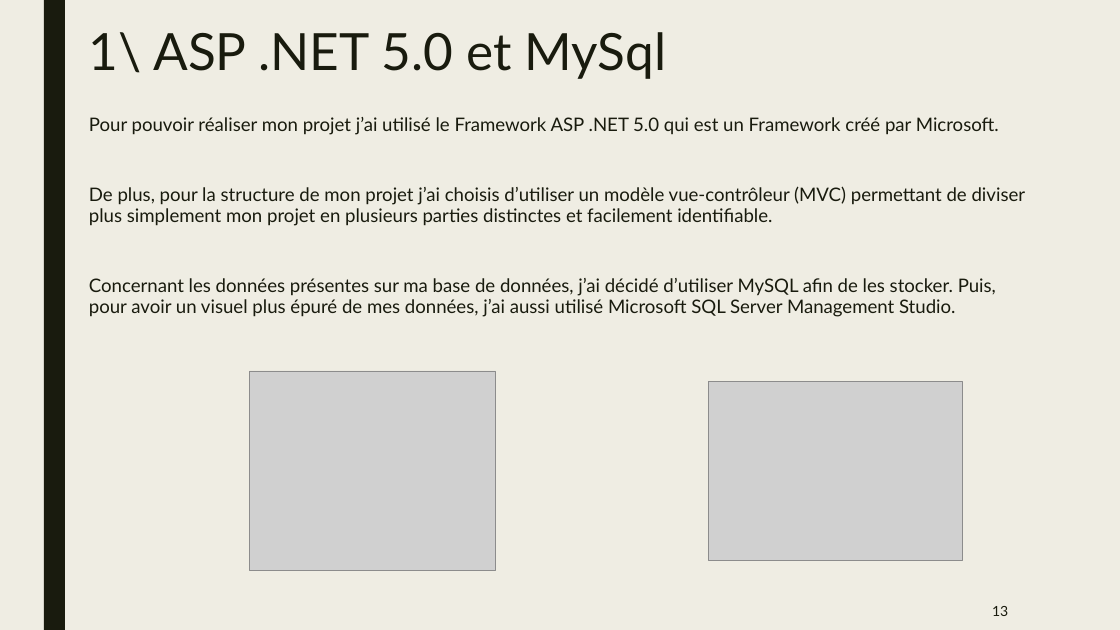
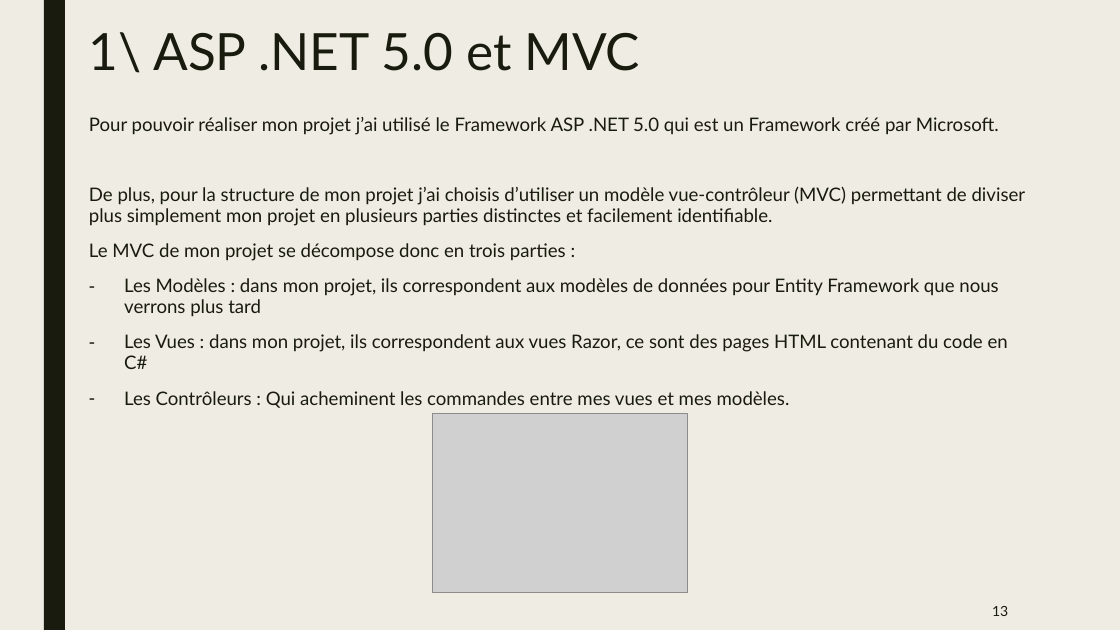
Before and after one commit to MaxenceVandekerckhove/IT---Telefaune, a slide deck: slide 13 of PPT/IT Telefaune.pptx. Drawn at 1120x630 pixels with LibreOffice and Linux fonts; fonts in the diff are those of the drawing; grey boxes stand for pictures. Boxes give left, top, right and bottom in pixels: in the first picture for what was removed or moved away, otherwise in the second. Text is boxed around its words. In the diff, an @@ line names an element or a change of style, - is before the commit and + after.

```diff
--- a/PPT/IT Telefaune.pptx
+++ b/PPT/IT Telefaune.pptx
@@ title at [89, 32, 641, 73]: text changed @@
-1\ ASP .NET 5.0 et MySql
+1\ ASP .NET 5.0 et MVC
@@ text at [89, 243, 1008, 408]: text changed @@
-Concernant les données présentes sur ma base de données, j’ai décidé d’utiliser MySQL afin de les stocker. Puis, pour avoir un visuel plus épuré de mes données, j’ai aussi utilisé Microsoft SQL Server Management Studio.
+Le MVC de mon projet se décompose donc en trois parties :
+– Les Modèles : dans mon projet, ils correspondent aux modèles de données pour Entity Framework que nous verrons plus tard
+– Les Vues : dans mon projet, ils correspondent aux vues Razor, ce sont des pages HTML contenant du code en C#
+– Les Contrôleurs : Qui acheminent les commandes entre mes vues et mes modèles.
@@ picture removed at [250, 371, 496, 571] @@
@@ picture: place and size @@
-picture at [708, 381, 963, 560]
+picture at [433, 413, 687, 592]
```
Also in this commit, not shown: 5 other slides changed, 1 slide added, 2 other files.
